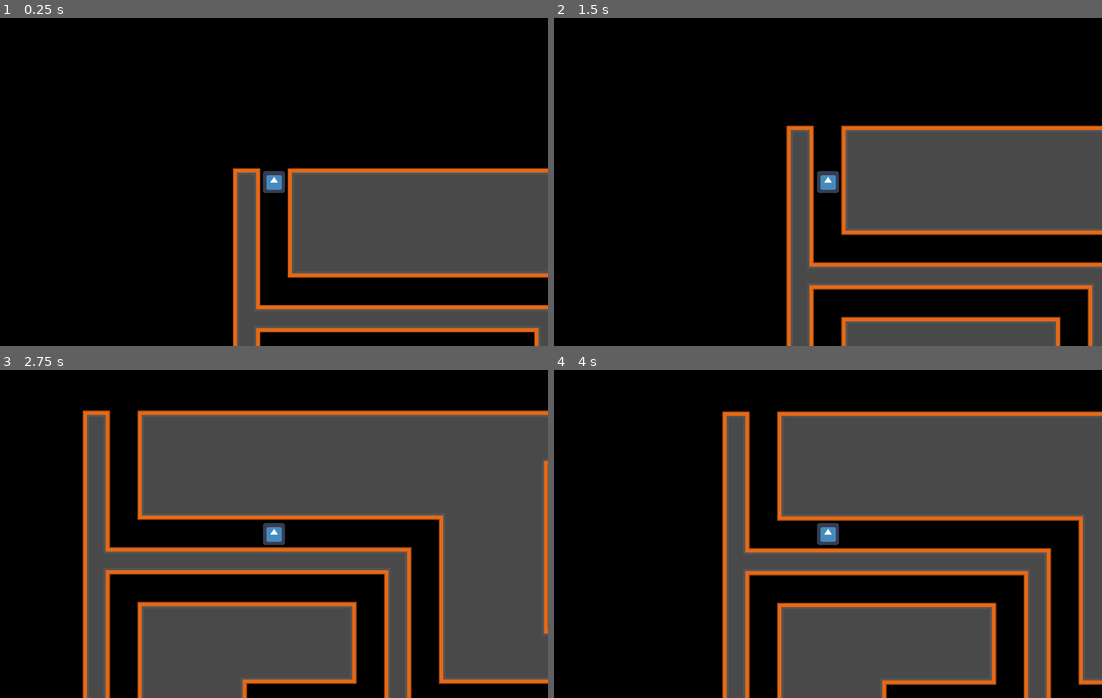
Above: before the commit, frames 1-4 (two rows, left to right).
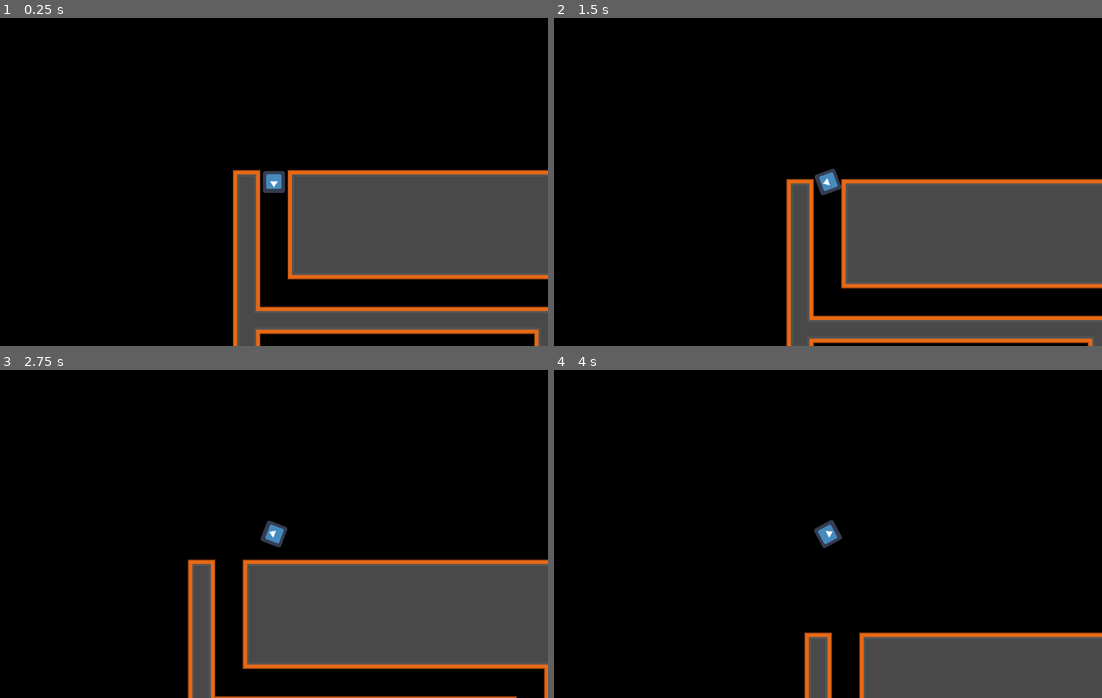
Above: after the commit, the same moments.

Repository: KjarrigansGames/clockwork
Game: Godot game, scene res://scenes/Level.tscn
Two runs of this game, one before a commit and one after it. Both use one fixed random seed, a clock stepped at 60 frames per second and the inputs below. The engine's default icon, where the game draws it, is replaced by a stand-in: a white triangle on a blue panel in a dark square.
Inputs:
- Up to frame 1 (0.25 s): no input
- Up to frame 2 (1.5 s): tap Enter at 0.5 s; hold Right (ui_right) 0.53-1.28 s; hold Down (ui_down) from 1.28 s (still down)
- Up to frame 3 (2.75 s): release Down (ui_down) at 2.03 s; hold Right (ui_right) from 2.03 s (still down)
- Up to frame 4 (4 s): release Right (ui_right) at 2.78 s; hold Up (ui_up) 2.78-3.53 s; hold Left (ui_left) from 3.53 s (still down)

The runs differ from the first frame. In frame 1, 2.8% of the frame differs, in the area x 42-100%, y 45-97%; in frame 2, 18%; in frame 3, 51%, in the area x 15-100%, y 12-100%; in frame 4, 42%.

Commit message:
Update controls

Diff:
--- a/scenes/Level.tscn
+++ b/scenes/Level.tscn
@@ -1,8 +1,7 @@
-[gd_scene load_steps=53 format=2]
+[gd_scene load_steps=50 format=2]
 
 [ext_resource path="res://assets/tilesheet_complete.png" type="Texture" id=1]
-[ext_resource path="res://icon.png" type="Texture" id=2]
-[ext_resource path="res://scenes/Player.gd" type="Script" id=3]
+[ext_resource path="res://scenes/Player.tscn" type="PackedScene" id=2]
 
 [sub_resource type="ConvexPolygonShape2D" id=1]
 points = PoolVector2Array( 0, 0, 64, 0, 64, 64, 0, 64 )
@@ -142,10 +141,7 @@
 [sub_resource type="ConvexPolygonShape2D" id=46]
 points = PoolVector2Array( 0, 0, 64, 0, 64, 64, 0, 64 )
 
-[sub_resource type="ConvexPolygonShape2D" id=47]
-points = PoolVector2Array( 0, 0, 64, 0, 64, 64, 0, 64 )
-
-[sub_resource type="TileSet" id=48]
+[sub_resource type="TileSet" id=47]
 0/name = "Auto-64"
 0/texture = ExtResource( 1 )
 0/tex_offset = Vector2( 0, 0 )
@@ -444,38 +440,15 @@
 "one_way_margin": 1.0,
 "shape": SubResource( 46 ),
 "shape_transform": Transform2D( 1, 0, 0, 1, 0, 0 )
-}, {
-"autotile_coord": Vector2( 4, 5 ),
-"one_way": false,
-"one_way_margin": 1.0,
-"shape": SubResource( 47 ),
-"shape_transform": Transform2D( 1, 0, 0, 1, 0, 0 )
 } ]
 0/z_index = 0
 
-[sub_resource type="CircleShape2D" id=49]
-radius = 31.1156
-
 [node name="Level" type="Node2D"]
 
 [node name="TileMap" type="TileMap" parent="."]
-tile_set = SubResource( 48 )
+tile_set = SubResource( 47 )
 format = 1
 tile_data = PoolIntArray( 0, 0, 65541, 2, 0, 7, 3, 0, 196612, 4, 0, 196612, 5, 0, 196612, 6, 0, 196612, 7, 0, 196612, 8 …(12214 unchanged characters)…
 
-[node name="Player" type="KinematicBody2D" parent="."]
-position = Vector2( 95.5673, 31.8558 )
-script = ExtResource( 3 )
-__meta__ = {
-"_edit_group_": true
-}
-
-[node name="Sprite" type="Sprite" parent="Player"]
-scale = Vector2( 0.8, 0.8 )
-texture = ExtResource( 2 )
-
-[node name="Camera2D" type="Camera2D" parent="Player"]
-current = true
-
-[node name="CollisionShape2D" type="CollisionShape2D" parent="Player"]
-shape = SubResource( 49 )
+[node name="Player" parent="TileMap" instance=ExtResource( 2 )]
+position = Vector2( 95.8814, 27.546 )
--- a/scenes/Player.gd
+++ b/scenes/Player.gd
@@ -1,9 +1,26 @@
 extends KinematicBody2D
 
-const SPEED = 500
+const SPEED = 300
+const ROTATION_SPEED = 10;
+
+var velocity = Vector2.ZERO
+var rotation_direction = 0
+
+func handle_input():
+	rotation_direction = 0
+	velocity = Vector2.ZERO
+
+	if Input.is_action_pressed("ui_right"):
+		rotation_direction += 1
+	if Input.is_action_pressed("ui_left"):
+		rotation_direction -= 1
+	if Input.is_action_pressed("ui_down"):
+		velocity -= transform.x * SPEED
+	if Input.is_action_pressed("ui_up"):
+		velocity += transform.x * SPEED
 
 func _physics_process(delta):
-    var input_x = Input.get_action_strength("ui_right") - Input.get_action_strength("ui_left")
-    var input_y = Input.get_action_strength("ui_down") - Input.get_action_strength("ui_up")
+	handle_input()
+	rotation += rotation_direction * ROTATION_SPEED * delta
 
-    move_and_slide(Vector2(input_x, input_y) * SPEED)
+	velocity = move_and_slide(velocity)
--- a/scenes/Player.tscn
+++ b/scenes/Player.tscn
@@ -3,17 +3,18 @@
 [ext_resource path="res://icon.png" type="Texture" id=1]
 [ext_resource path="res://scenes/Player.gd" type="Script" id=2]
 
-[sub_resource type="CircleShape2D" id=49]
+[sub_resource type="CircleShape2D" id=1]
 radius = 31.1156
 
 [node name="Player" type="KinematicBody2D"]
-position = Vector2( 95.5673, 31.8558 )
+rotation = 1.5708
 script = ExtResource( 2 )
 __meta__ = {
 "_edit_group_": true
 }
 
 [node name="Sprite" type="Sprite" parent="."]
+rotation = 1.5708
 scale = Vector2( 0.8, 0.8 )
 texture = ExtResource( 1 )
 
Not shown: 1 places in scenes/Player.tscn that only renumber resources
Not shown, added: .editorconfig
